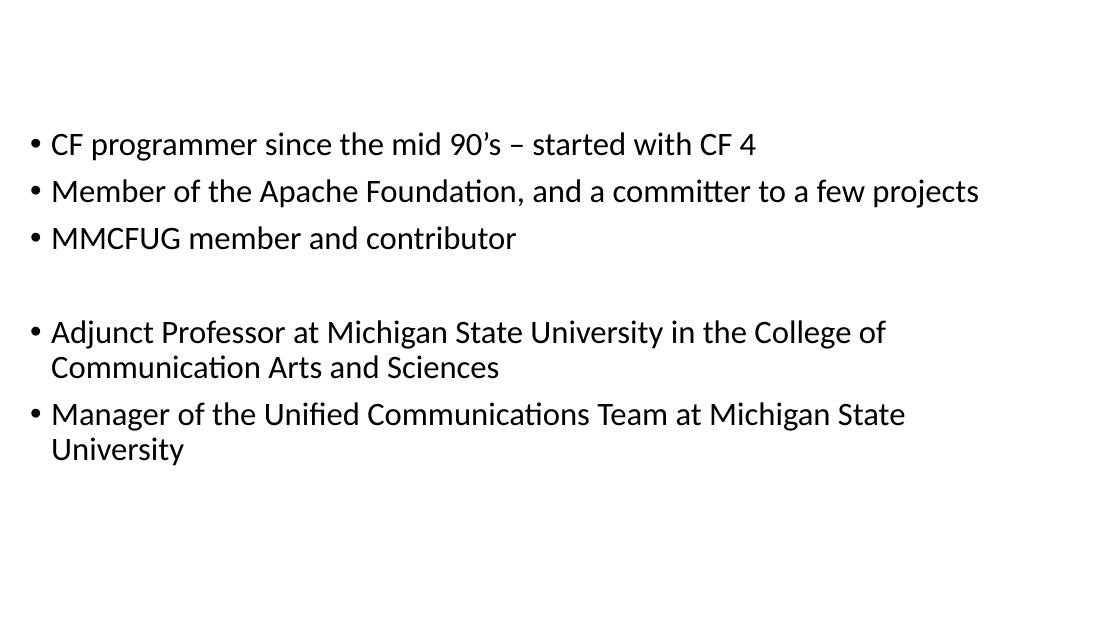
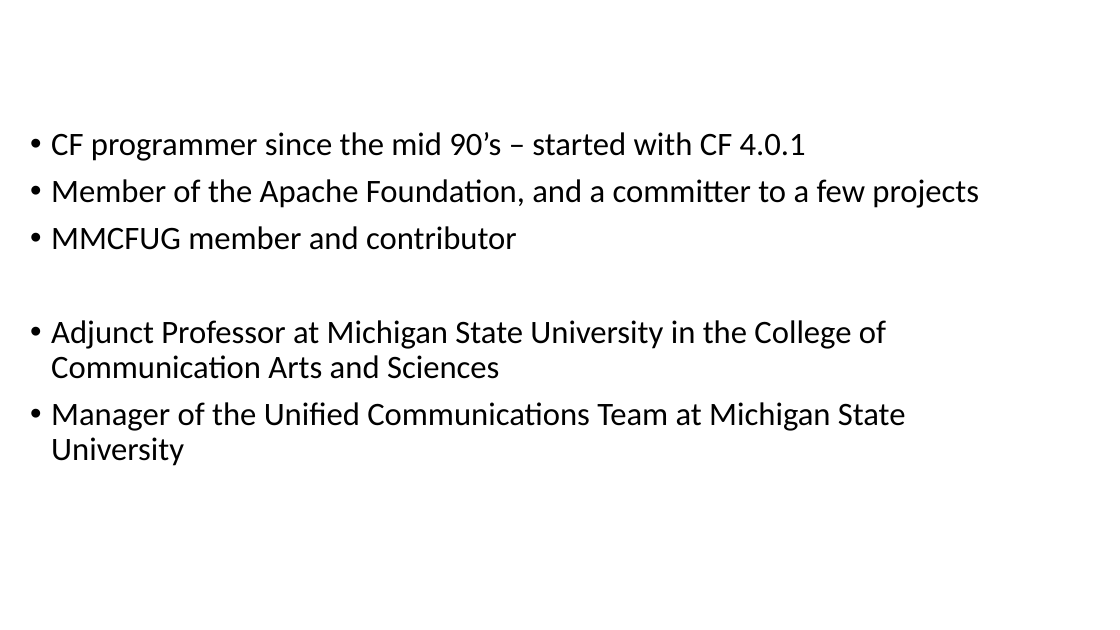
Before and after one commit to quetwo/orm-preso, a slide deck: slide 4 of Using ColdFusion ORM.pptx. Drawn at 1120x630 pixels with LibreOffice and Linux fonts; fonts in the diff are those of the drawing; background and template pictures are left out. Boxes give left, top, right and bottom in pixels: in the first picture for what was removed or moved away, otherwise in the second. Text is boxed around its words. In the diff, an @@ line names an element or a change of style, - is before the commit and + after.

```diff
--- a/Using ColdFusion ORM.pptx
+++ b/Using ColdFusion ORM.pptx
@@ text at (x1=51, y1=132, x2=806, y2=161): text changed @@
-• CF programmer since the mid 90’s – started with CF 4
+• CF programmer since the mid 90’s – started with CF 4.0.1
```
Also in this commit, not shown: 5 other slides changed, 8 slides added, 1 other file.
